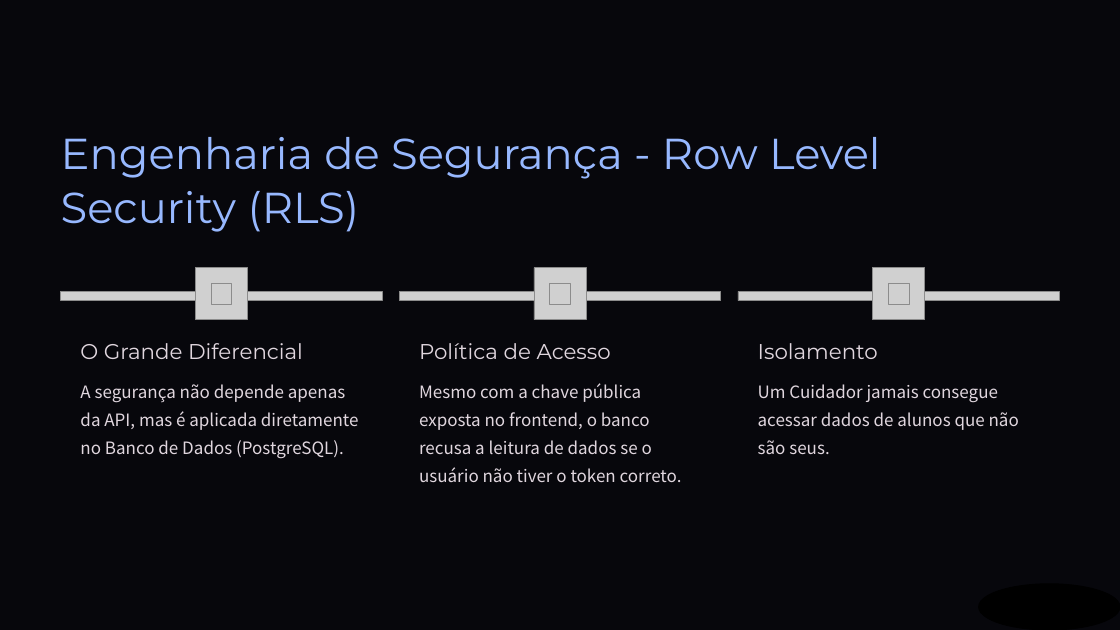
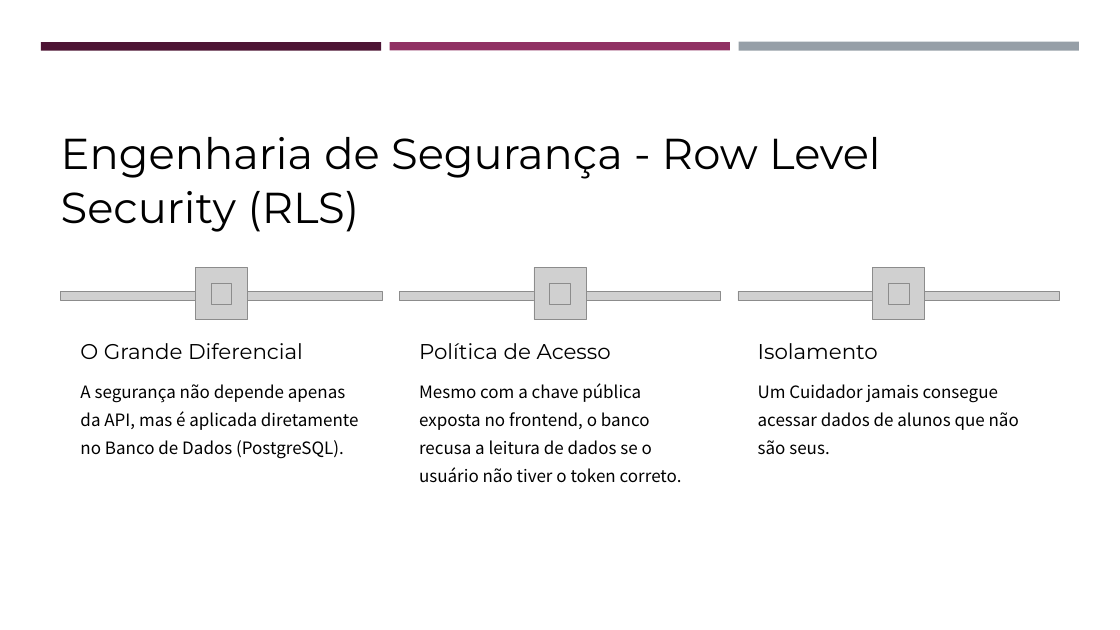
Before and after one commit to z12guilherme/gestao_atipicos, a slide deck: slide 6 of tcc/TCC - Slides.pptx. Drawn at 1120x630 pixels with LibreOffice and Linux fonts; fonts in the diff are those of the drawing; grey boxes stand for pictures; background and template pictures are left out; a plain dark background stands for a picture behind light text. Boxes give left, top, right and bottom in pixels: in the first picture for what was removed or moved away, otherwise in the second. Text is boxed around its words. In the diff, an @@ line names an element or a change of style, - is before the commit and + after.

```diff
--- a/tcc/TCC - Slides.pptx
+++ b/tcc/TCC - Slides.pptx
@@ background picture (left out) to #FFFFFF @@
@@ rectangle removed at [0, 0, 1120, 630] @@
@@ rectangle added at [41, 42, 382, 50], fill #4D1434 @@
@@ rectangle added at [390, 42, 730, 50], fill #903163 @@
@@ rectangle added at [738, 42, 1079, 51], fill #969FA7 @@
@@ text "Engenharia de Segurança - Row ..." at [61, 137, 880, 232]: text colour #97B8FF to #000000 @@
@@ rounded rectangle removed at [61, 294, 382, 506] @@
@@ rounded rectangle removed at [400, 294, 721, 506] @@
@@ rounded rectangle removed at [738, 294, 1059, 506] @@
@@ text colour #E0D6DE to #000000 in 6 elements at [80, 343, 303, 359], [80, 384, 359, 459], [419, 343, 611, 359], [419, 383, 682, 483], [758, 343, 878, 359], [758, 384, 1019, 455] @@
@@ ellipse removed at [979, 584, 1120, 630] @@
```
Also in this commit, not shown: 11 other slides changed, 1 other file.
